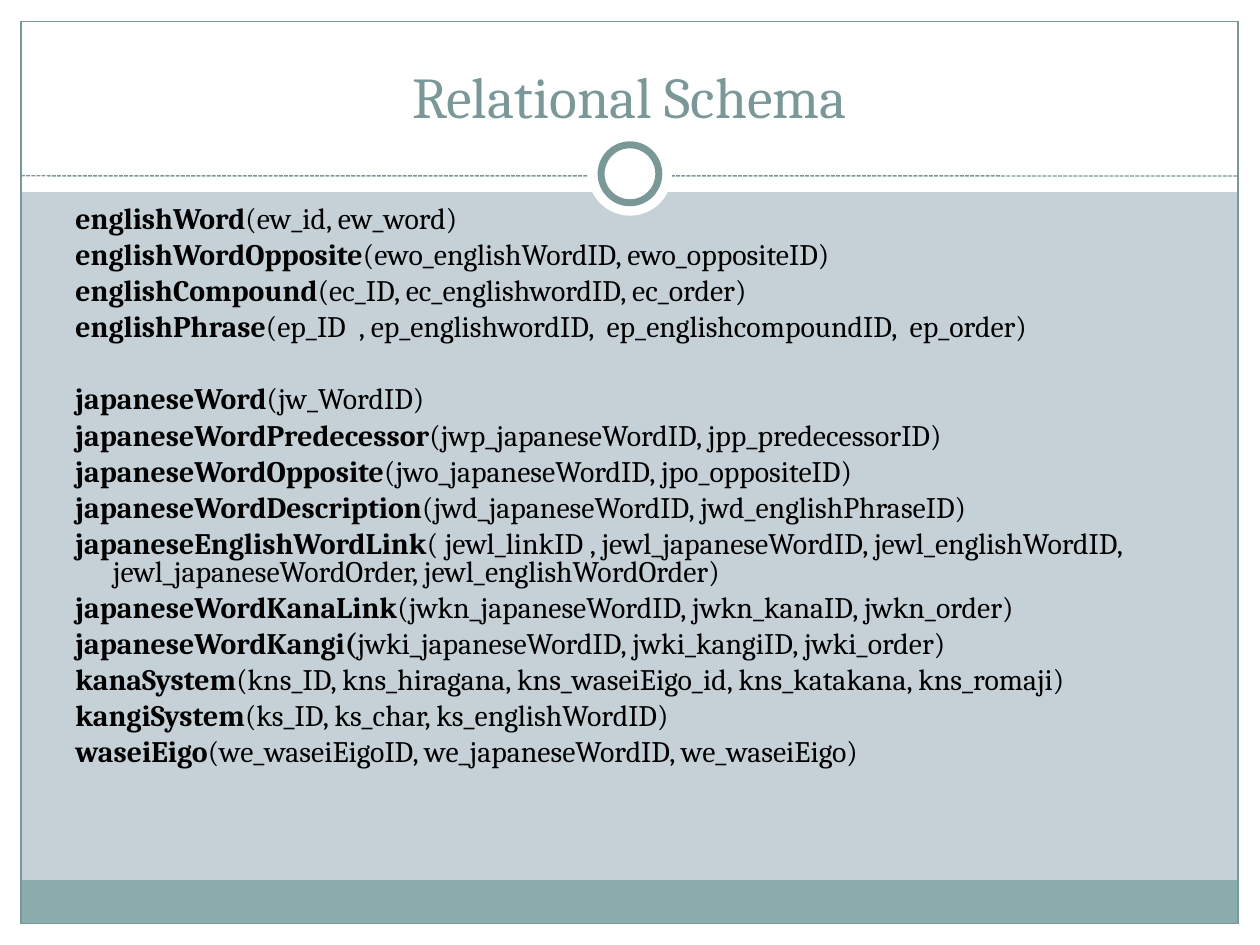
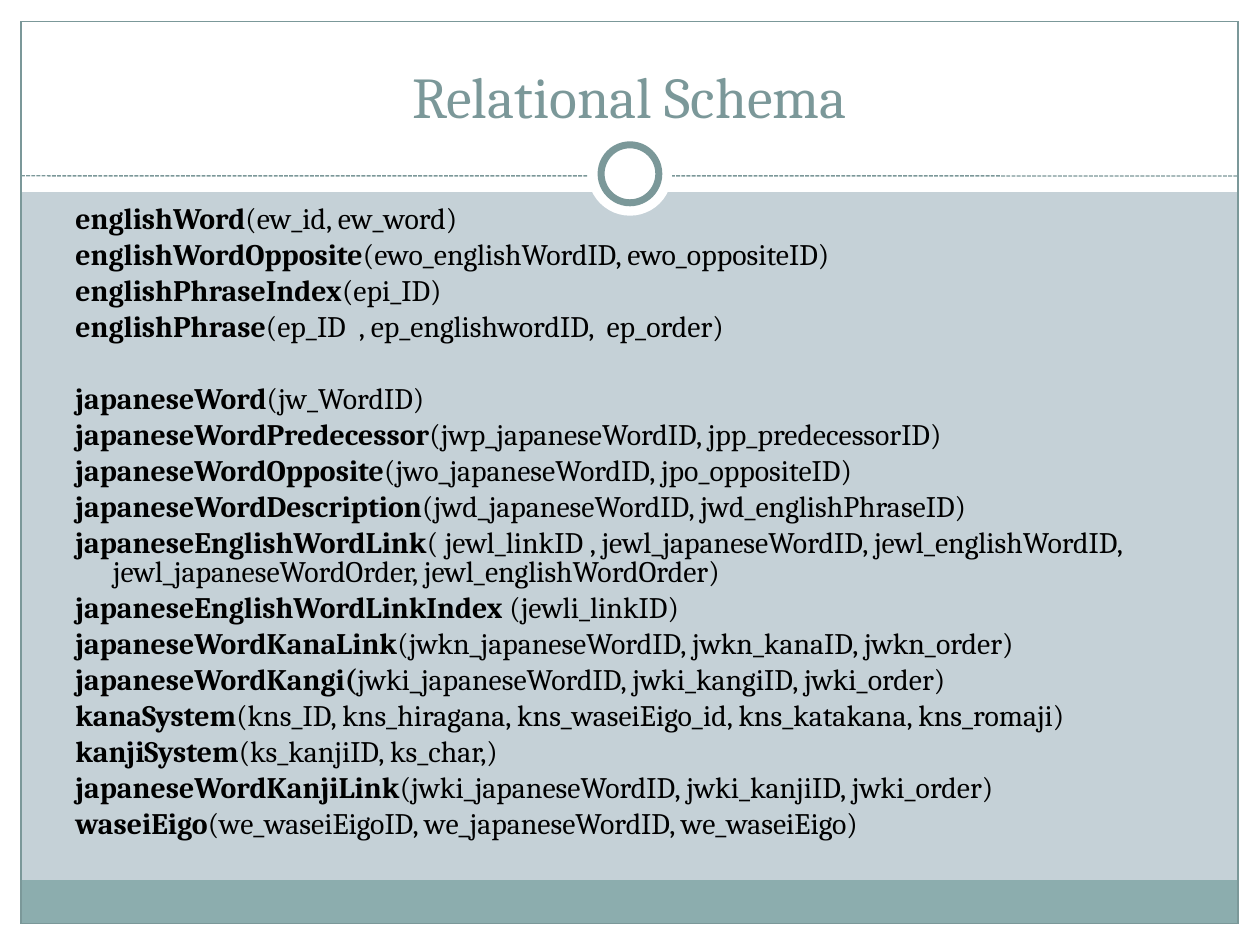
Before and after one commit to allenkvu/CSE111-project, a slide deck: slide 6 of DB_powerpoint.ppt (slide 5 before the commit). Drawn at 1260x945 pixels with LibreOffice and Linux fonts; fonts in the diff are those of the drawing. Boxes give left, top, right and bottom in pixels: in the first picture for what was removed or moved away, otherwise in the second. Text is boxed around its words. In the diff, an @@ line names an element or a change of style, - is before the commit and + after.

```diff
--- a/DB_powerpoint.ppt
+++ b/DB_powerpoint.ppt
@@ text at [75, 280, 724, 344]: text changed @@
-englishCompound(ec_ID, ec_englishwordID, ec_order)
-englishPhrase(ep_ID , ep_englishwordID, ep_englishcompoundID, ep_order)
+englishPhraseIndex(epi_ID)
+englishPhrase(ep_ID , ep_englishwordID, ep_order)
@@ text at [75, 597, 678, 625]: paragraph added @@
+japaneseEnglishWordLinkIndex (jewli_linkID)
@@ text at [75, 741, 993, 805]: text changed @@
-kangiSystem(ks_ID, ks_char, ks_englishWordID)
+kanjiSystem(ks_kanjiID, ks_char,)
+japaneseWordKanjiLink(jwki_japaneseWordID, jwki_kanjiID, jwki_order)
```
Also in this commit, not shown: 2 other slides changed, 2 slides added, 1 other file.
